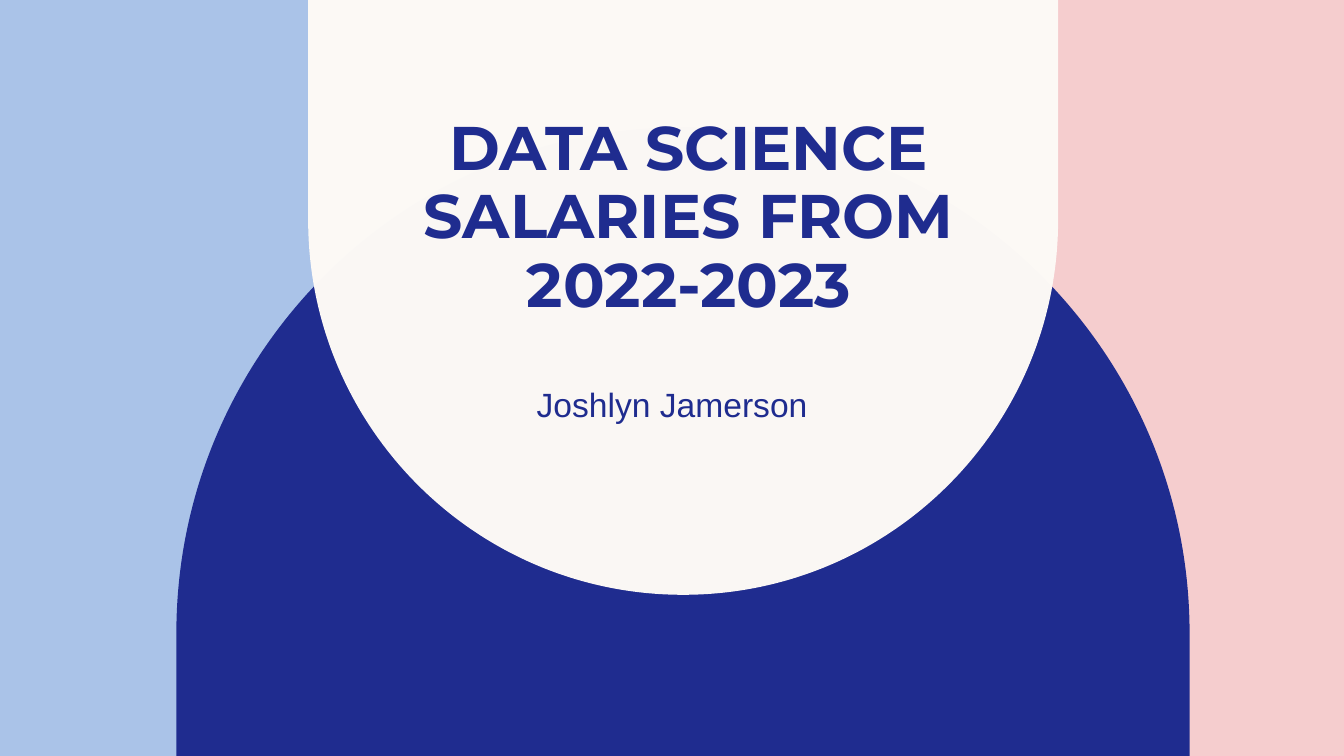
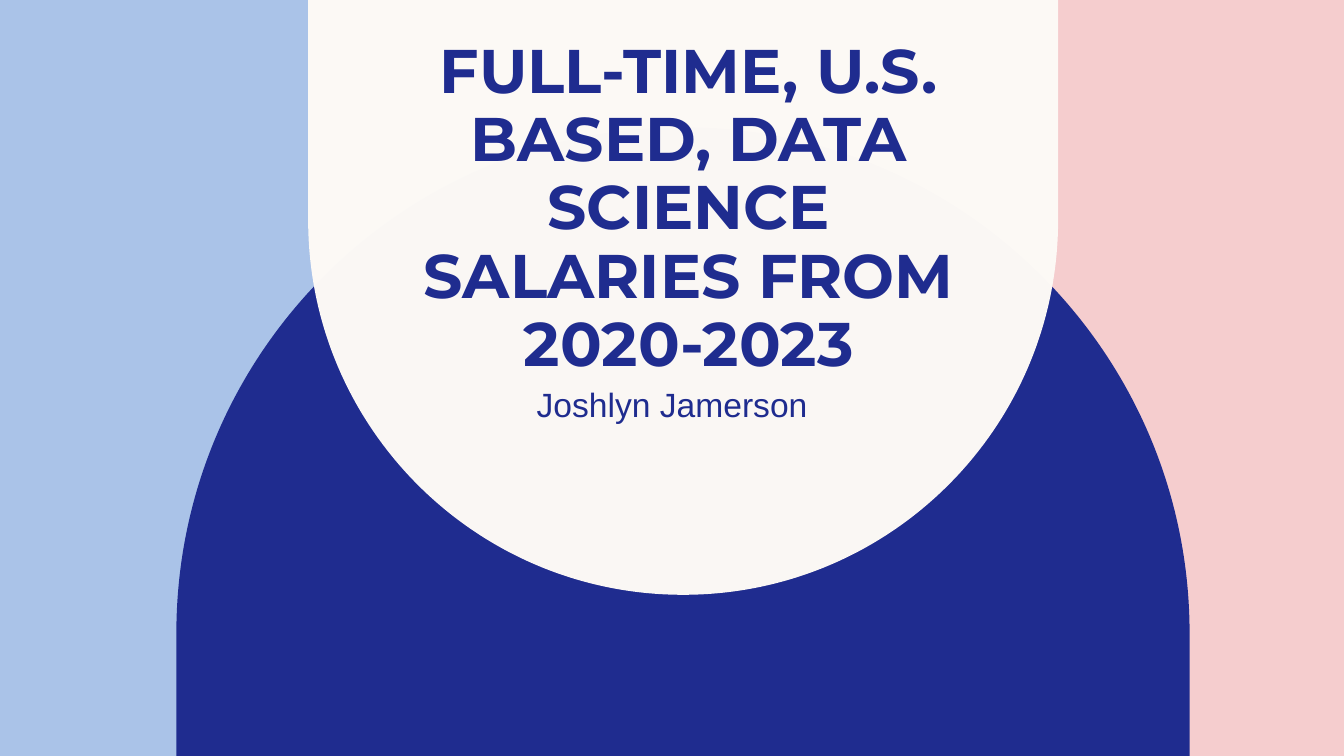
Before and after one commit to joshlynj/ds_salaries, a slide deck: slide 1 of powerpoint/Data Science Salaries from 2022-2023 pt2.pptx. Drawn at 1344x756 pixels with LibreOffice and Linux fonts; fonts in the diff are those of the drawing. Boxes give left, top, right and bottom in pixels: in the first picture for what was removed or moved away, otherwise in the second. Text is boxed around its words. In the diff, an @@ line names an element or a change of style, - is before the commit and + after.

```diff
--- a/powerpoint/Data Science Salaries from 2022-2023 pt2.pptx
+++ b/powerpoint/Data Science Salaries from 2022-2023 pt2.pptx
@@ title at [424,49,953,367]: text changed @@
-DATA SCIENCE SALARIES FROM 2022-2023
+FULL-TIME, U.S. BASED, DATA SCIENCE SALARIES FROM 2020-2023
```
Also in this commit, not shown: 2 other slides changed, 5 slides added, 3 slides removed, 1 other file.
